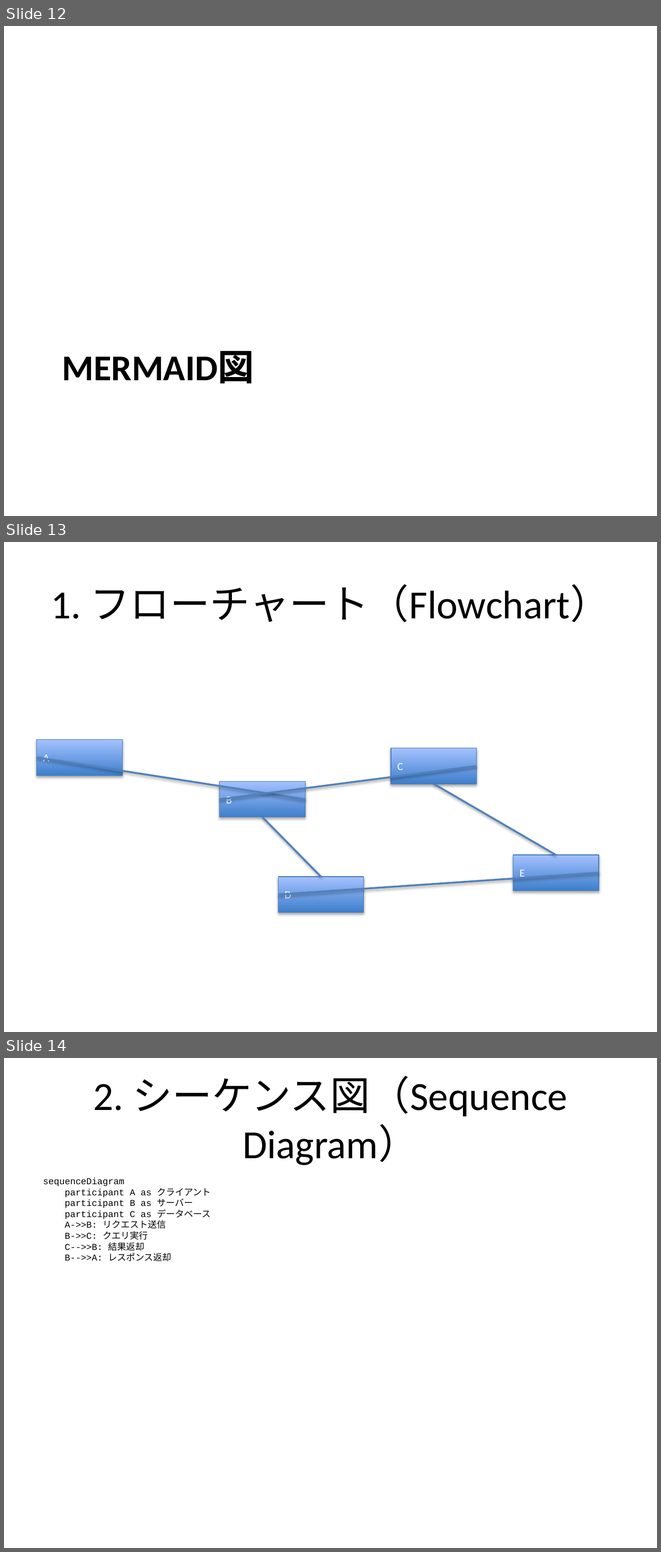
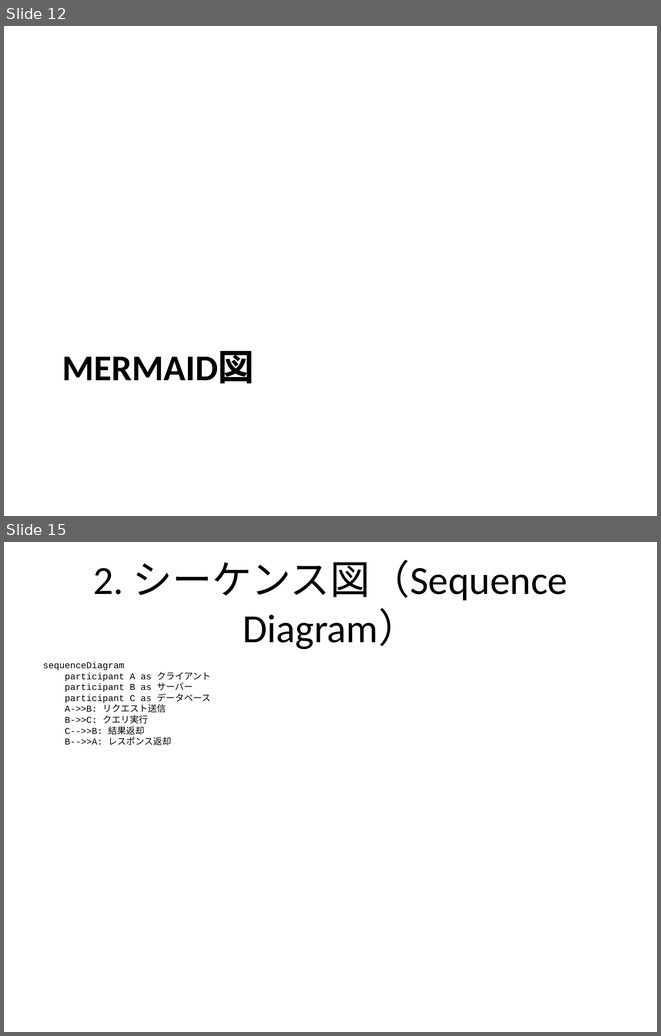
Before and after one commit to notfolder/qmd_to_pptx, a slide deck: demo_full.pptx. Shown one above the other, each under a label of ours: slides 12, 13 and 14 before the commit, slides 12 and 15 after it; the slides between them are not shown. The pictures are 661x1552 and 661x1036 pixels, drawn with LibreOffice and Linux fonts; fonts in the diff are those of the drawing. Boxes give left, top, right and bottom in pixels: in the first picture for what was removed or moved away, otherwise in the second. Text is boxed around its words. In the diff, an @@ line names an element or a change of style, - is before the commit and + after.

```diff
--- a/demo_full.pptx
+++ b/demo_full.pptx
@@ slide 13 removed at (x1=4, y1=542, x2=657, y2=1032), background #FFFFFF @@
@@ title removed at (x1=51, y1=584, x2=610, y2=622) @@
-1. フローチャート（Flowchart）
@@ rectangle removed at (x1=37, y1=740, x2=122, y2=776) @@
-A
@@ rectangle removed at (x1=391, y1=748, x2=477, y2=784) @@
-C
@@ line removed from (37, 758) to (305, 799) @@
@@ line removed from (220, 799) to (477, 766) @@
@@ rectangle removed at (x1=220, y1=781, x2=305, y2=817) @@
-B
@@ line removed from (434, 784) to (556, 855) @@
@@ line removed from (263, 817) to (321, 876) @@
@@ rectangle removed at (x1=513, y1=855, x2=599, y2=891) @@
-E
@@ line removed from (278, 894) to (599, 872) @@
@@ rectangle removed at (x1=278, y1=876, x2=364, y2=912) @@
-D
@@ what was slide 14 is now slide 15 @@
```
Also in this commit, not shown: 1 slide changed, 2 slides added, 13 other files.
